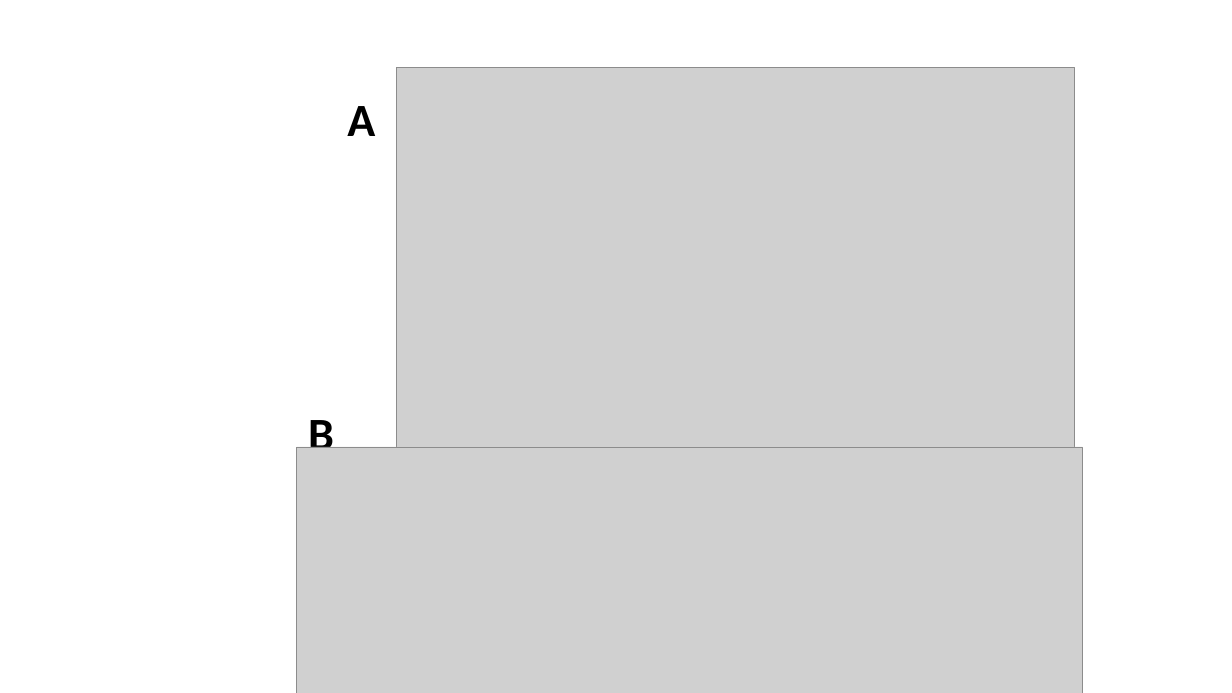
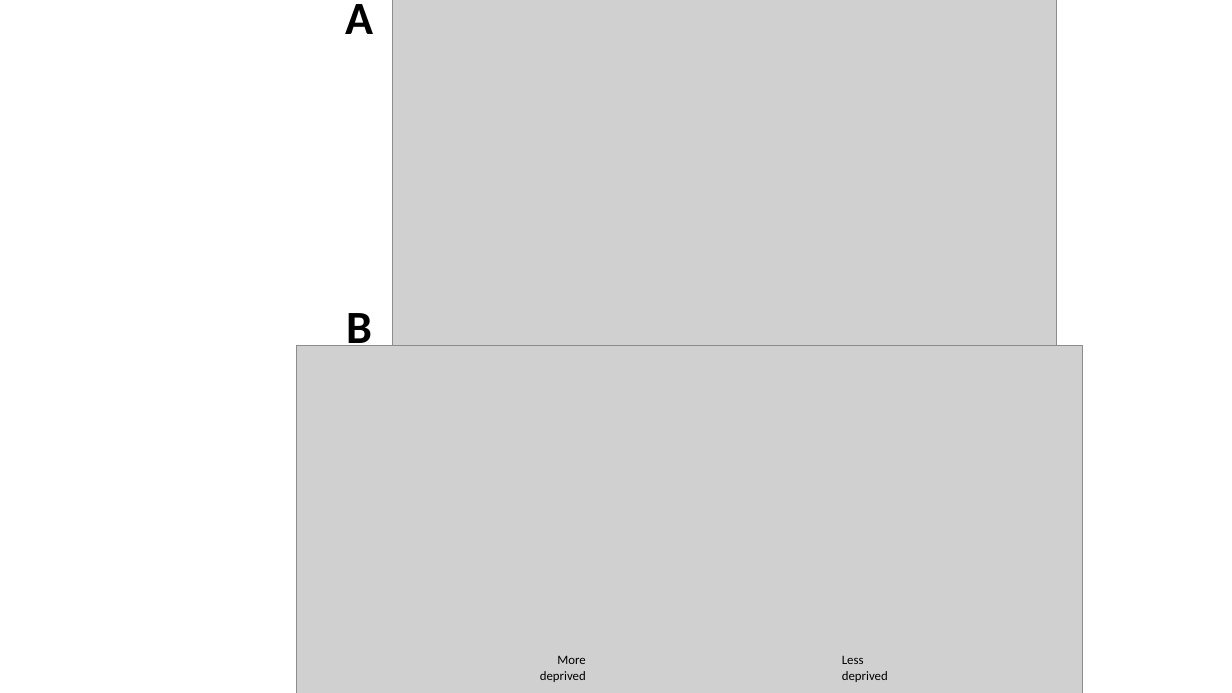
Before and after one commit to dataandcrowd/LondonHealthSim, a slide deck: slide 1 of post simulation/Figures_PLOSOne.pptx. Drawn at 1232x693 pixels with LibreOffice and Linux fonts; fonts in the diff are those of the drawing; grey boxes stand for pictures. Boxes give left, top, right and bottom in pixels: in the first picture for what was removed or moved away, otherwise in the second. Text is boxed around its words. In the diff, an @@ line names an element or a change of style, - is before the commit and + after.

```diff
--- a/post simulation/Figures_PLOSOne.pptx
+++ b/post simulation/Figures_PLOSOne.pptx
@@ text "A": place and size @@
-text "A" at [347,106,375,136]
+text "A" at [345,4,373,34]
@@ picture: place and size @@
-picture at [396,67,1075,456]
+picture at [392,0,1056,358]
@@ text "B" rewrapped from [308,412,334,448] to [346,304,372,346] @@
@@ picture: place and size @@
-picture at [297,447,1082,693]
+picture at [297,345,1082,693]
@@ text added at [540,655,586,682], 10 pt, text #000000 @@
+More deprived
@@ text added at [842,656,888,682], 10 pt, text #000000 @@
+Less deprived
```
Also in this commit, not shown: 2 slides added, 1 slide removed, 9 other files.
